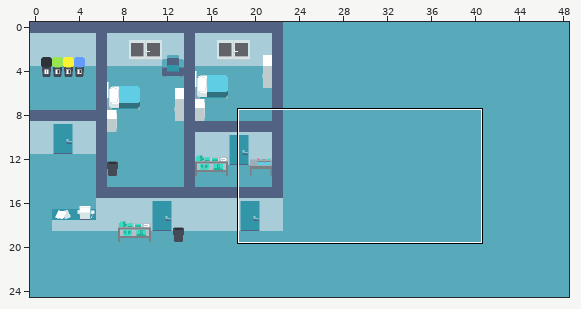
A Tiled map gets an edit: resources/level/hospital.tmx. Above: a wide view before the commit, with the close-up outlined.
Close-up. The starting point:
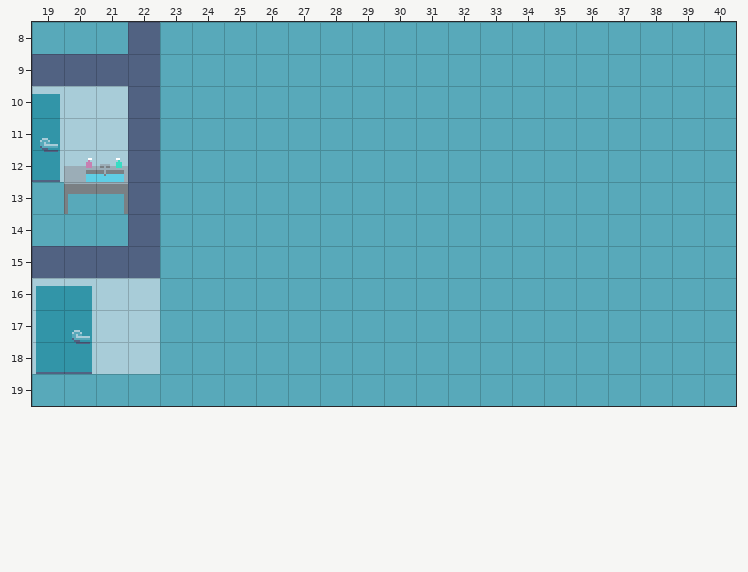
Cells are 16x16 px. Shown: x 19..40, y 8..19. The commit also changed other parts of the map, which this record leaves out.
New version:
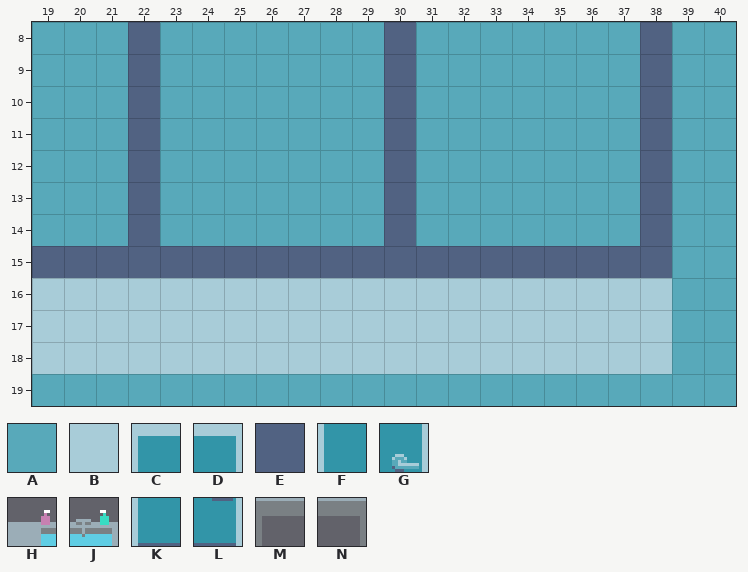
Key: from "sprites": A 0, B 1, C 2, D 3, E 11, F 12, G 13, H 20, J 21, K 22, L 23, M 30, N 31.
_ is an empty cell, # one hidden under a higher layer, . an unchanged one.
Edits made:
--- layer "Walls"
@@ x 19..38 @@
- 8 ...........A.......A
- 9 EEE........A.......A
-10 #BB........A.......A
-11 #BB........A.......A
-12 #BB........A.......A
-13 ...........A.......A
-14 ...........A.......A
-15 ....AAAAAAAAAAAAAAAA
-16 ....AAAAAAAAAAAAAAAA
-17 ....AAAAAAAAAAAAAAAA
-18 ....AAAAAAAAAAAAAAAA
+ 8 ...........E.......E
+ 9 AAA........E.......E
+10 AAA........E.......E
+11 AAA........E.......E
+12 AAA........E.......E
+13 ...........E.......E
+14 ...........E.......E
+15 ....EEEEEEEEEEEEEEEE
+16 ....BBBBBBBBBBBBBBBB
+17 ....BBBBBBBBBBBBBBBB
+18 ....BBBBBBBBBBBBBBBB
--- layer "Items"
@@ x 19..21 @@
-10 D..
-11 G..
-12 LHJ
-13 .MN
+10 _..
+11 _..
+12 ___
+13 .__
@@ x 19..20 @@
-16 CD
-17 FG
-18 KL
+16 __
+17 __
+18 __
